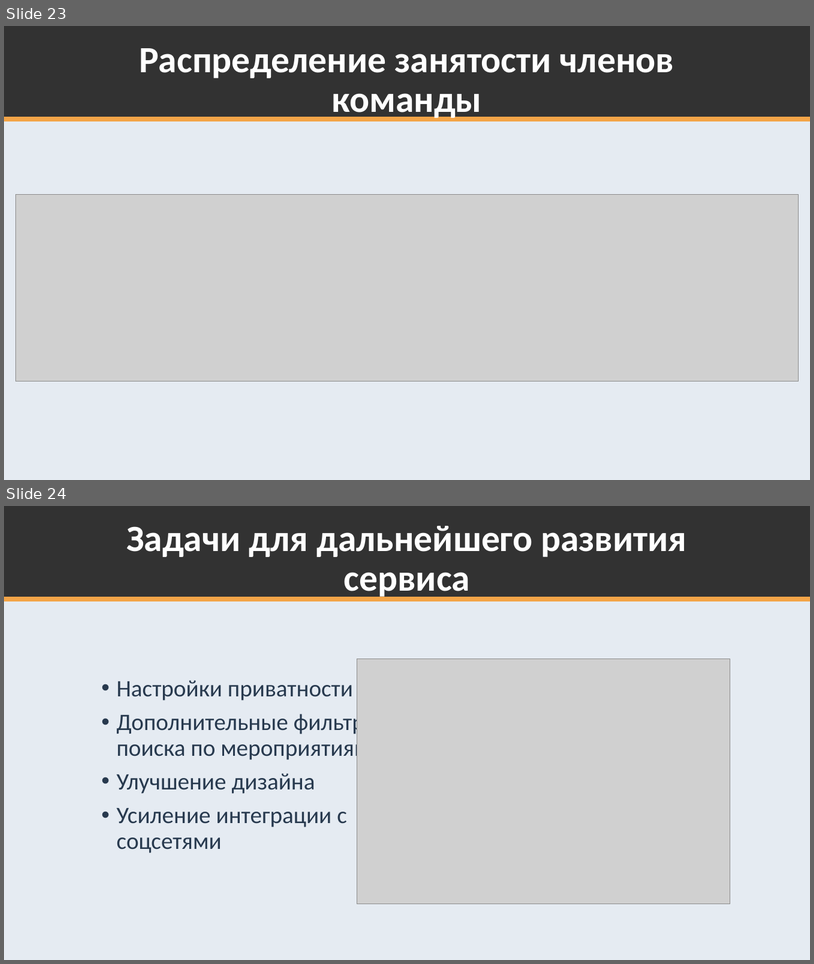
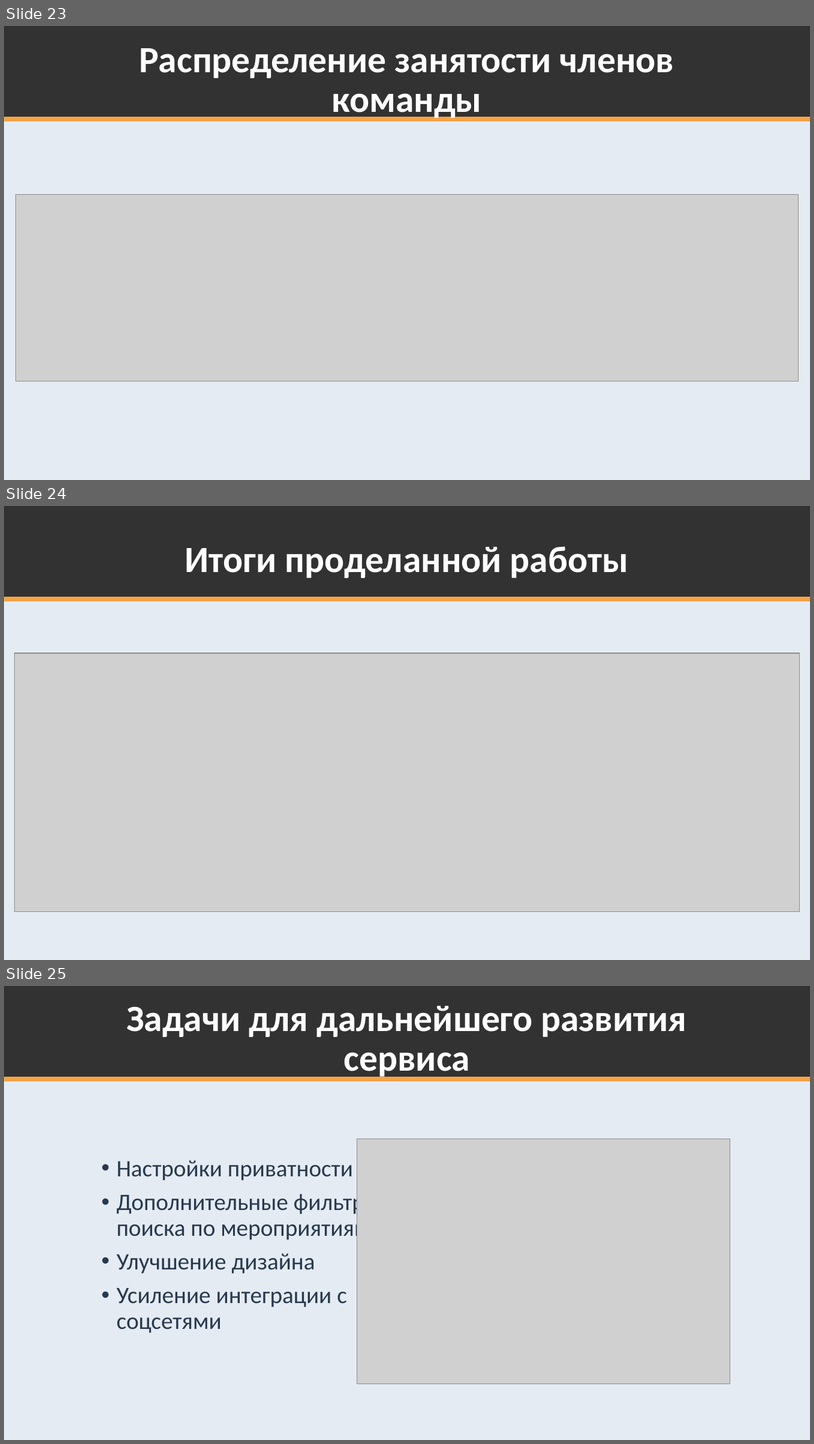
Before and after one commit to K224/TPKS, a slide deck: k224-docs/Презентация ко 2 релизу.pptx. Shown one above the other, each under a label of ours: slides 23 and 24 before the commit, slides 23, 24 and 25 after it. The pictures are 814x964 and 814x1444 pixels, drawn with LibreOffice and Linux fonts; fonts in the diff are those of the drawing; grey boxes stand for pictures. Boxes give left, top, right and bottom in pixels: in the first picture for what was removed or moved away, otherwise in the second. Text is boxed around its words. In the diff, an @@ line names an element or a change of style, - is before the commit and + after.

Commit message:
Презентация

```diff
--- a/k224-docs/Презентация ко 2 релизу.pptx
+++ b/k224-docs/Презентация ко 2 релизу.pptx
@@ slide 24 added at <box>4,506,810,960</box>, background #E5EBF2; not listed: 3 template elements that a slide beside it also shows @@
@@ title added at <box>185,546,629,578</box>, 44 pt, text #FFFFFF, bold @@
+Итоги проделанной работы
@@ picture added at <box>14,653,800,912</box> @@
@@ what was slide 24 is now slide 25 @@
```
